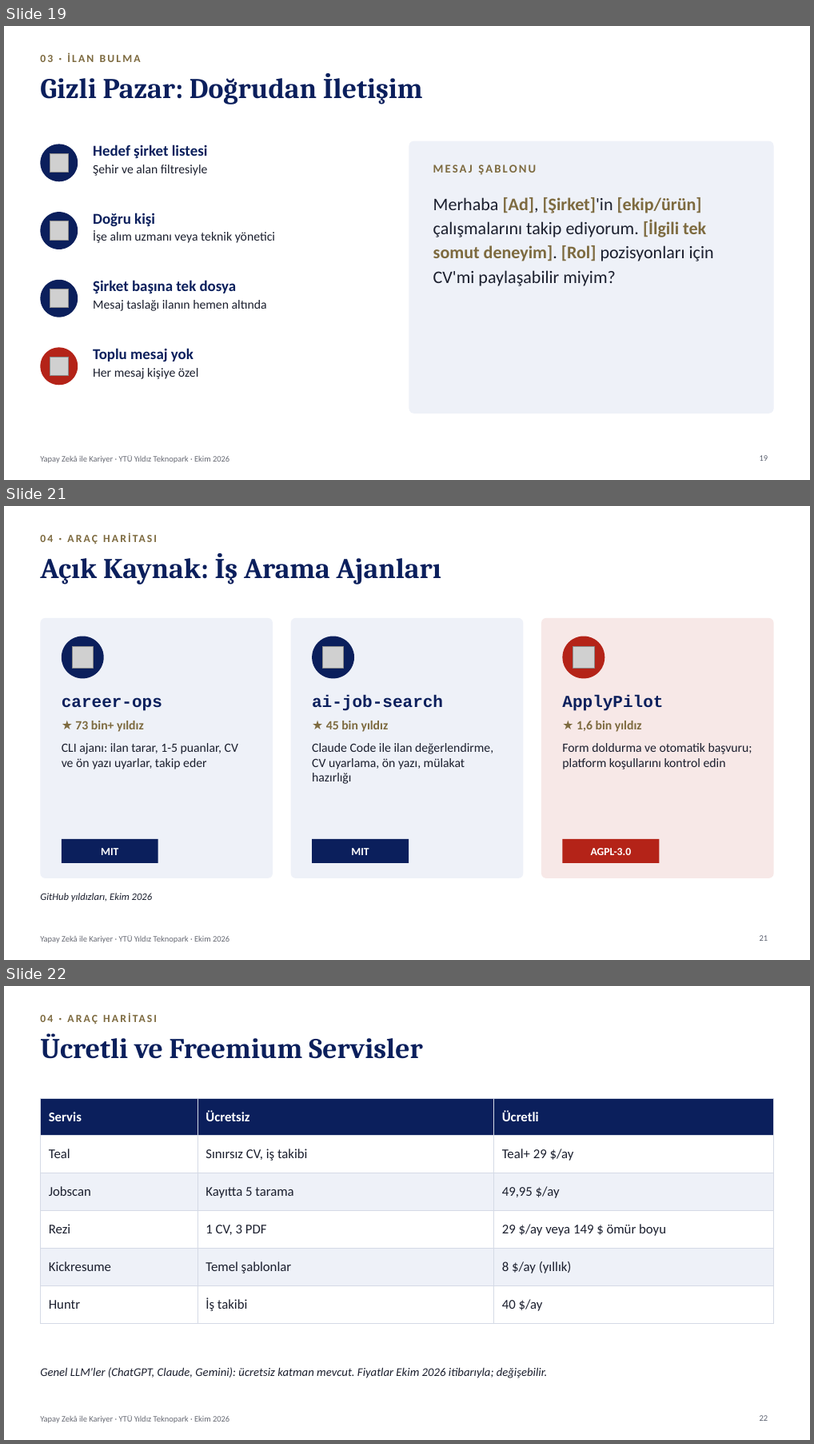
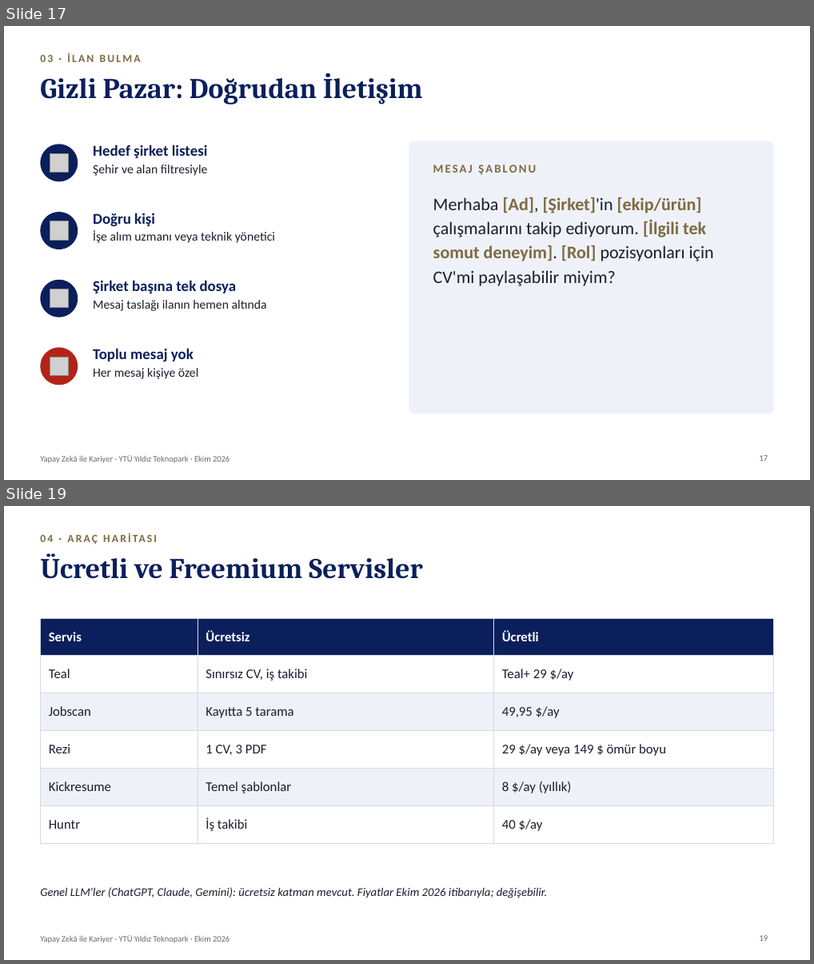
Before and after one commit to kaayra2000/kurslar, a slide deck: sunum/sunum.pptx. Shown one above the other, each under a label of ours: slides 19, 21 and 22 before the commit, slides 17 and 19 after it; the slides between them are not shown. The pictures are 814x1444 and 814x964 pixels, drawn with LibreOffice and Linux fonts; fonts in the diff are those of the drawing; grey boxes stand for pictures; background and template pictures are left out. Boxes give left, top, right and bottom in pixels: in the first picture for what was removed or moved away, otherwise in the second. Text is boxed around its words. In the diff, an @@ line names an element or a change of style, - is before the commit and + after.

```diff
--- a/sunum/sunum.pptx
+++ b/sunum/sunum.pptx
@@ slide 21 removed at [4,506,810,960], background #FFFFFF; not listed: 1 template element that a slide beside it also shows @@
@@ text removed at [40,527,621,548] @@
-04 · ARAÇ HARİTASI
@@ title removed at [40,553,442,584] @@
-Açık Kaynak: İş Arama Ajanları
@@ rounded rectangle removed at [40,618,273,878] @@
@@ rounded rectangle removed at [290,618,523,878] @@
@@ rounded rectangle removed at [542,618,774,878] @@
@@ ellipse removed at [62,636,104,679] @@
@@ picture removed at [72,647,93,668] @@
@@ ellipse removed at [312,636,354,679] @@
@@ picture removed at [323,647,344,668] @@
@@ ellipse removed at [563,636,606,679] @@
@@ picture removed at [574,647,594,668] @@
@@ text removed at [62,697,238,769] @@
-career-ops
-★ 73 bin+ yıldız
-CLI ajanı: ilan tarar, 1-5 puanlar, CV ve ön yazı uyarlar, takip eder
@@ text removed at [312,695,494,784] @@
-ai-job-search
-★ 45 bin yıldız
-Claude Code ile ilan değerlendirme, CV uyarlama, ön yazı, mülakat hazırlığı
@@ text removed at [562,695,753,769] @@
-ApplyPilot
-★ 1,6 bin yıldız
-Form doldurma ve otomatik başvuru; platform koşullarını kontrol edin
@@ rectangle removed at [62,839,158,863] @@
-MIT
@@ rectangle removed at [312,839,409,863] @@
-MIT
@@ rectangle removed at [563,839,660,863] @@
-AGPL-3.0
@@ text removed at [40,892,153,901] @@
-GitHub yıldızları, Ekim 2026
@@ page number removed at [760,935,769,940] @@
-21
@@ what was slide 19 is now slide 17 @@
@@ what was slide 22 is now slide 19 @@
@@ page number at [760,935,769,940]: text changed @@
-22
+19
```
Also in this commit, not shown: 2 slides changed, 2 other slides removed, 2 other files.
